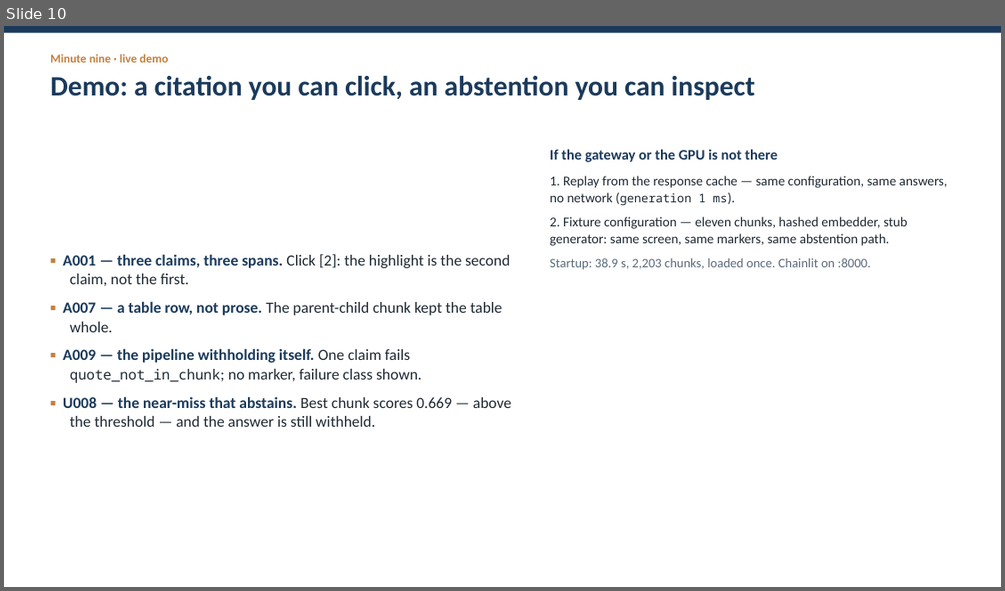
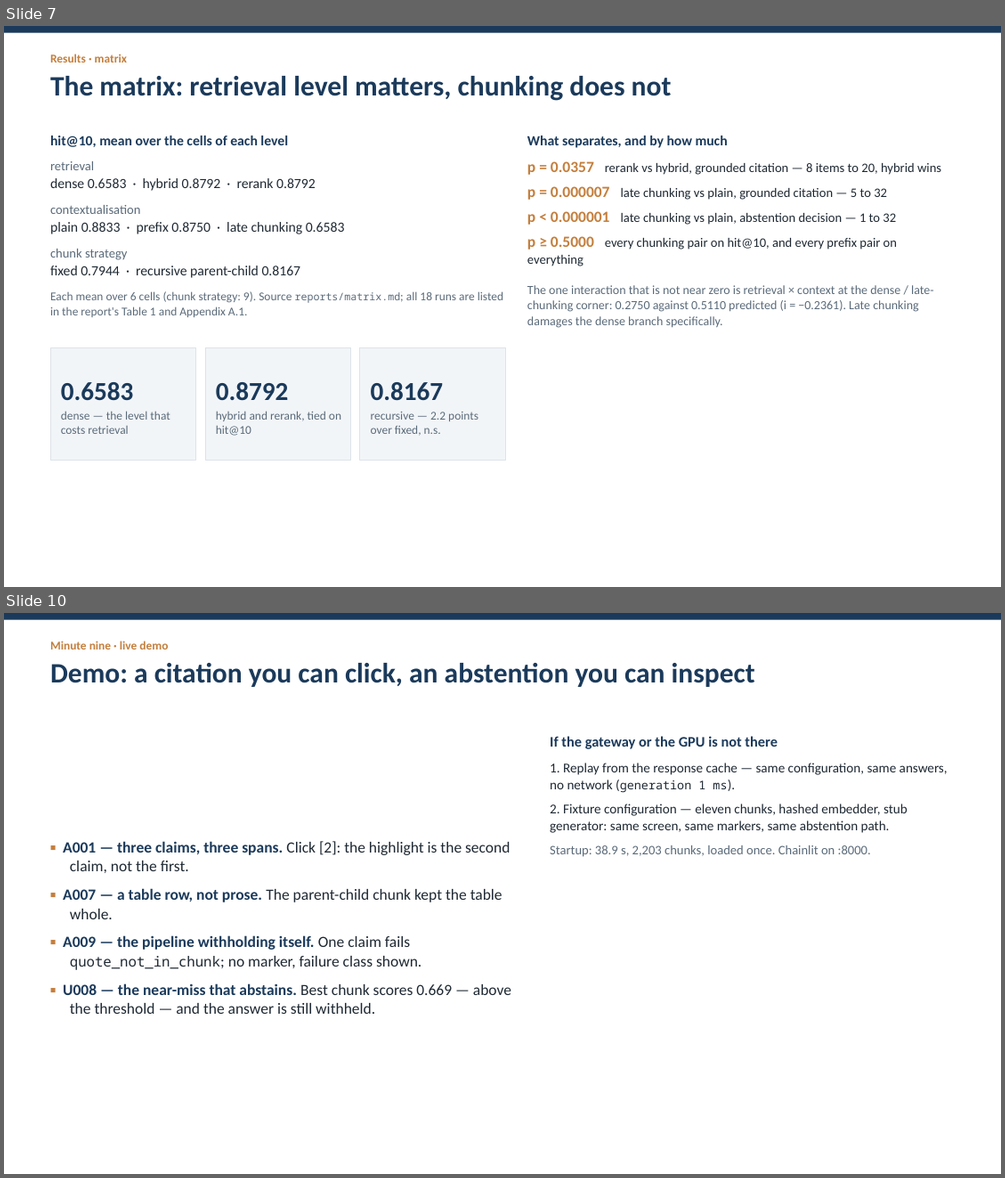
Before and after one commit to JHB11Hinson/cs5481-topic5-rag, a slide deck: reports/slides.pptx. Shown one above the other, each under a label of ours: slide 10 before the commit, slides 7 and 10 after it; the slides between them are not shown. The pictures are 1005x591 and 1005x1178 pixels, drawn with LibreOffice and Linux fonts; fonts in the diff are those of the drawing. Boxes give left, top, right and bottom in pixels: in the first picture for what was removed or moved away, otherwise in the second. Text is boxed around its words. In the diff, an @@ line names an element or a change of style, - is before the commit and + after.

Commit message:
report(ticket 17): final numbers pass — eighteen cells, chunking, correctness, corrected costs

```diff
--- a/reports/slides.pptx
+++ b/reports/slides.pptx
@@ slide 7 added at box(4, 26, 1001, 587), background #FFFFFF @@
@@ rectangle added at box(4, 26, 1001, 33), fill #1B3A5B @@
@@ text added at box(50, 54, 672, 101), 27 pt, text #1B3A5B, bold @@
+Results · matrix
+The matrix: retrieval level matters, chunking does not
@@ text added at box(50, 135, 503, 317), 13.5 pt, text #5B6B7A @@
+hit@10, mean over the cells of each level
+retrieval
+dense 0.6583 · hybrid 0.8792 · rerank 0.8792
+contextualisation
+plain 0.8833 · prefix 0.8750 · late chunking 0.6583
+chunk strategy
+fixed 0.7944 · recursive parent-child 0.8167
+Each mean over 6 cells (chunk strategy: 9). Source reports/matrix.md; all 18 runs are listed in the report's Table 1 and Appendix A.1.
@@ text added at box(527, 135, 941, 328), 12.5 pt, text #1F2933 @@
+What separates, and by how much
+p = 0.0357 rerank vs hybrid, grounded citation — 8 items to 20, hybrid wins
+p = 0.000007 late chunking vs plain, grounded citation — 5 to 32
+p < 0.000001 late chunking vs plain, abstention decision — 1 to 32
+p ≥ 0.5000 every chunking pair on hit@10, and every prefix pair on everything
+The one interaction that is not near zero is retrieval × context at the dense / late-chunking corner: 0.2750 against 0.5110 predicted (i = −0.2361). Late chunking damages the dense branch specifically.
@@ rectangle added at box(50, 347, 196, 459), fill #F2F5F8, outline #DDE3E9 0.75 pt, 11.5 pt, text #5B6B7A @@
+0.6583
+dense — the level that costs retrieval
@@ rectangle added at box(205, 347, 351, 459), fill #F2F5F8, outline #DDE3E9 0.75 pt, 11.5 pt, text #5B6B7A @@
+0.8792
+hybrid and rerank, tied on hit@10
@@ rectangle added at box(360, 347, 506, 459), fill #F2F5F8, outline #DDE3E9 0.75 pt, 11.5 pt, text #5B6B7A @@
+0.8167
+recursive — 2.2 points over fixed, n.s.
```
Also in this commit, not shown: 9 slides changed, 3 other slides added, 3 slides removed, 16 other files.
